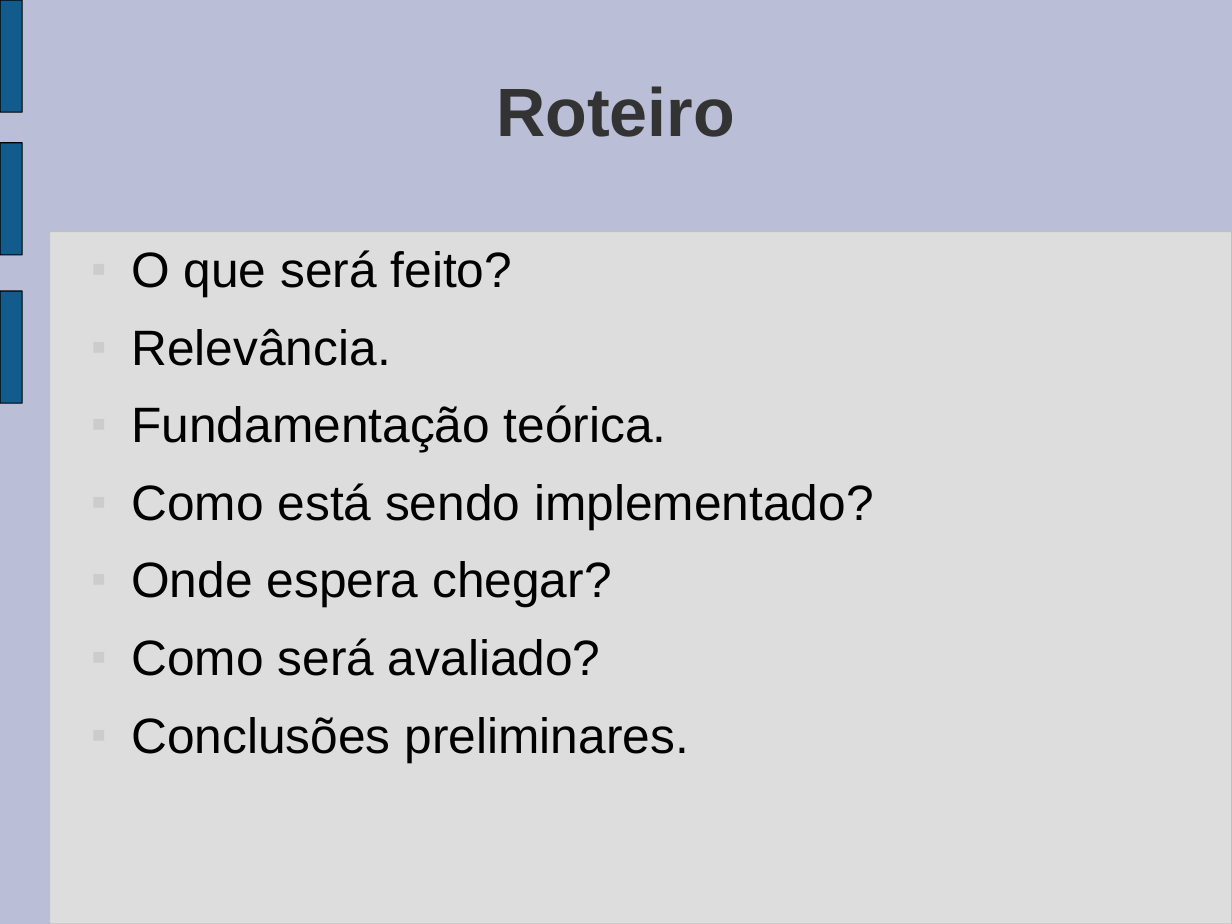
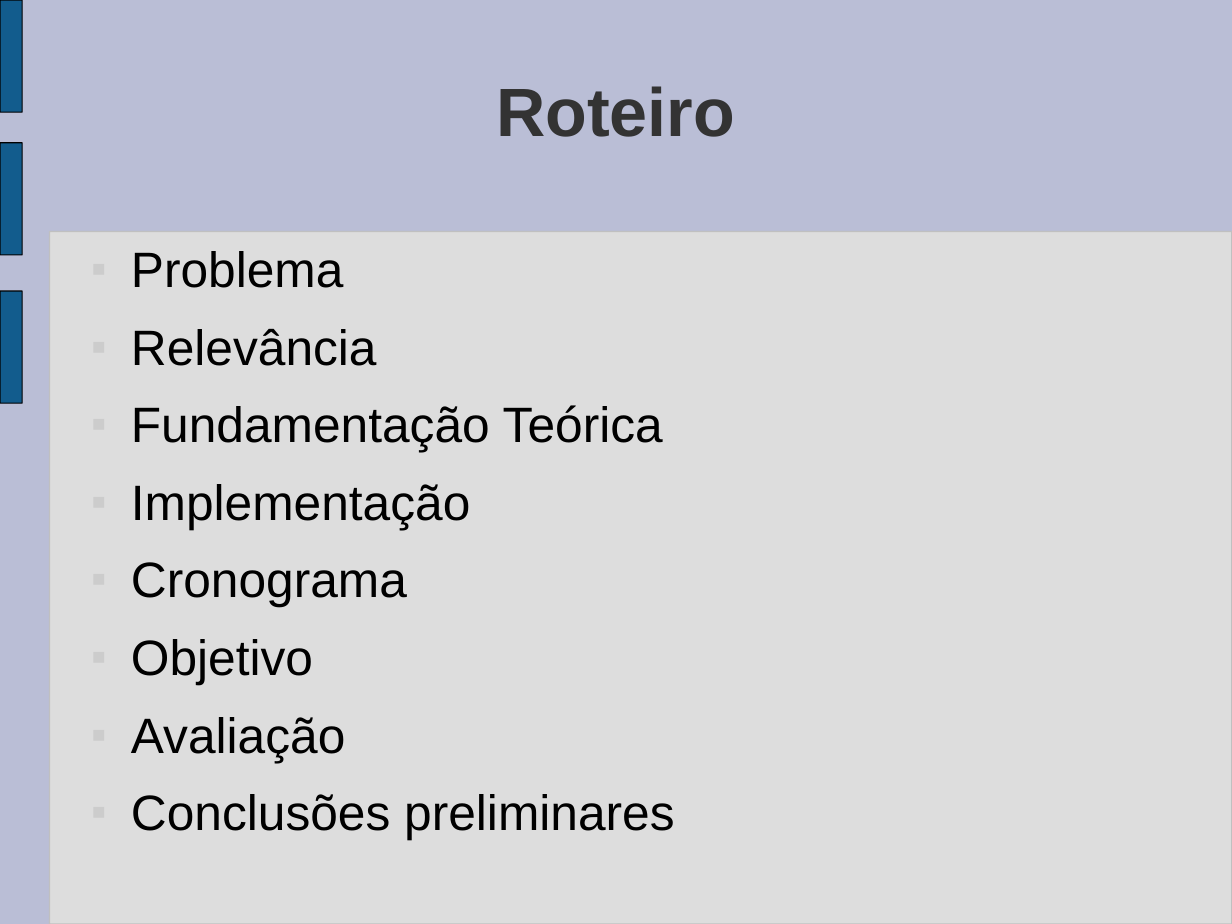
Before and after one commit to tonismar/tcc-tonismar, a slide deck: slide 2 of TCC/Monografia/SeminarioAndamento.ppt. Drawn at 1232x924 pixels with LibreOffice and Linux fonts; fonts in the diff are those of the drawing. Boxes give left, top, right and bottom in pixels: in the first picture for what was removed or moved away, otherwise in the second. Text is boxed around its words. In the diff, an @@ line names an element or a change of style, - is before the commit and + after.

```diff
--- a/TCC/Monografia/SeminarioAndamento.ppt
+++ b/TCC/Monografia/SeminarioAndamento.ppt
@@ text at (131,251,674,840): text changed @@
-■ O que será feito?
-■ Relevância.
-■ Fundamentação teórica.
-■ Como está sendo implementado?
-■ Onde espera chegar?
-■ Como será avaliado?
-■ Conclusões preliminares.
+■ Problema
+■ Relevância
+■ Fundamentação Teórica
+■ Implementação
+■ Cronograma
+■ Objetivo
+■ Avaliação
+■ Conclusões preliminares
```
Also in this commit, not shown: 7 other slides changed, 1 slide added.
